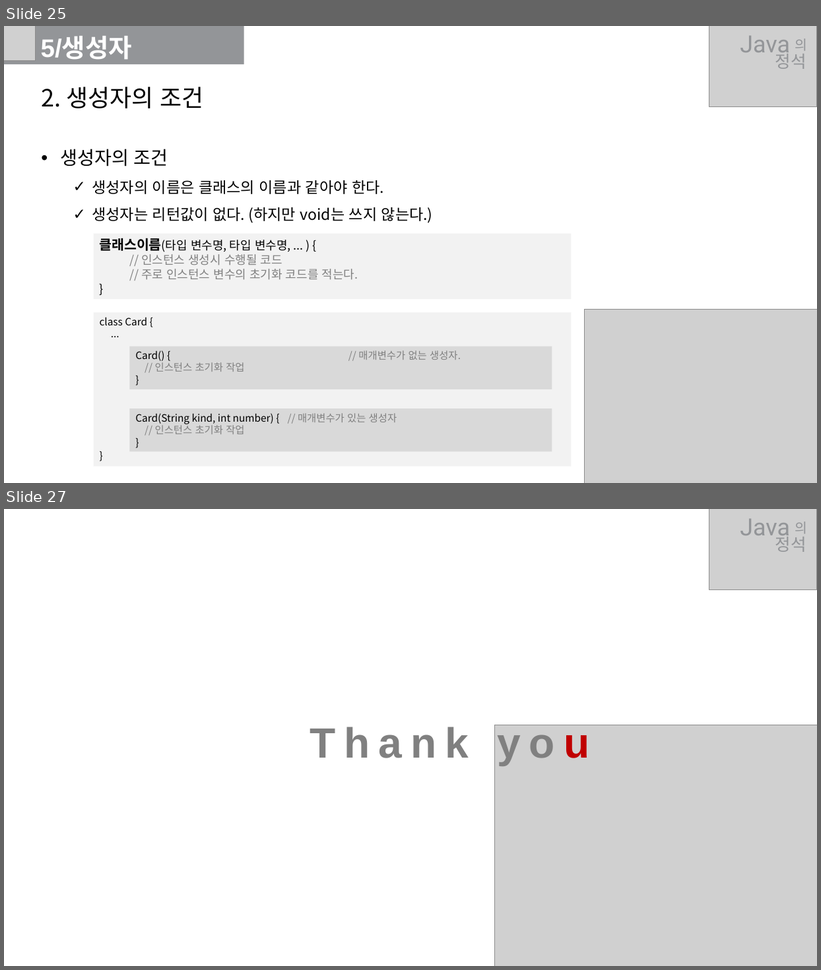
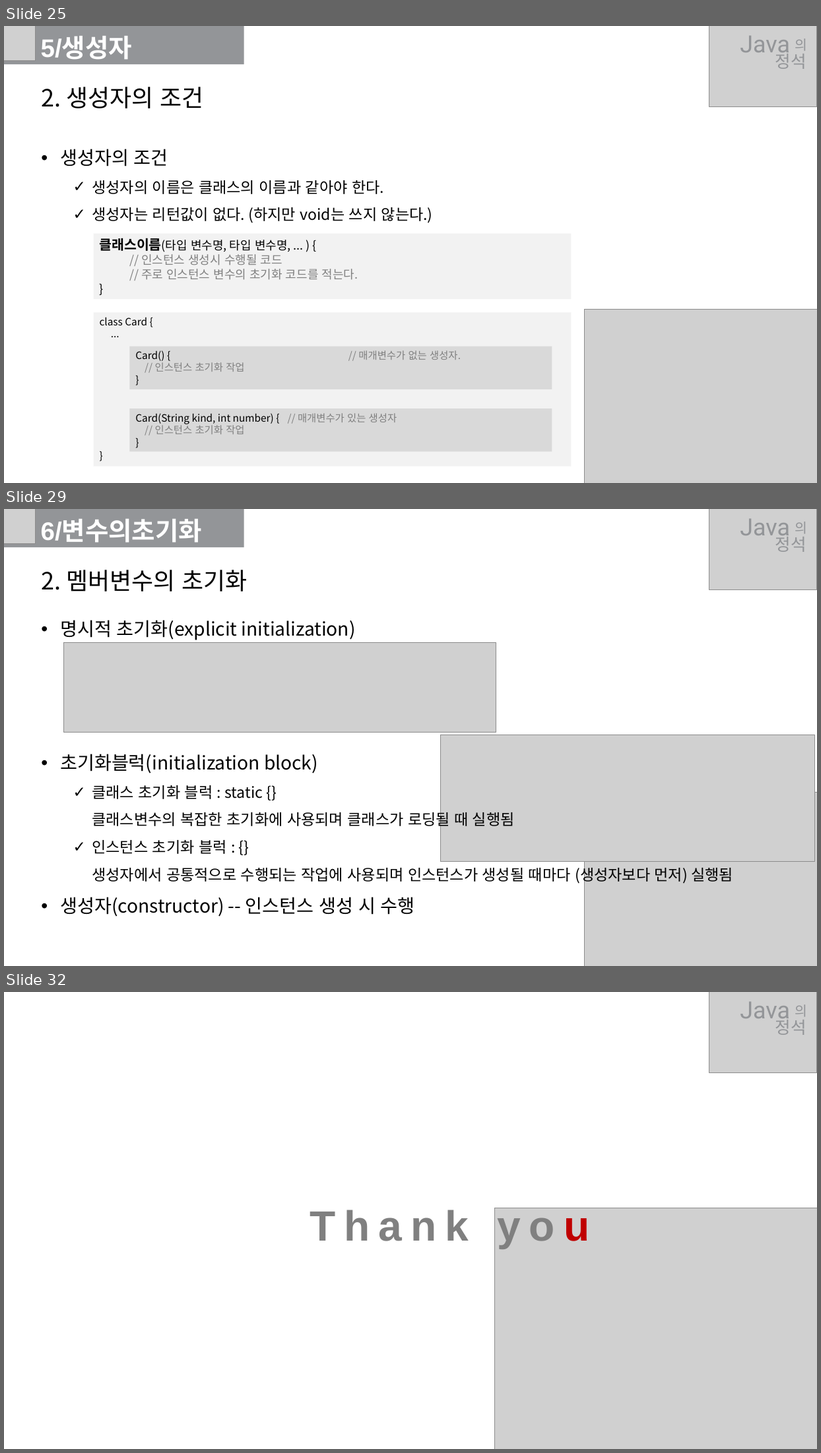
Before and after one commit to develiberta/java-standard, a slide deck: Ch06/Summary/Ch06_Summary.pptx. Shown one above the other, each under a label of ours: slides 25 and 27 before the commit, slides 25, 29 and 32 after it; the slides between them are not shown. The pictures are 821x970 and 821x1453 pixels, drawn with LibreOffice and Linux fonts; fonts in the diff are those of the drawing; grey boxes stand for pictures. Boxes give left, top, right and bottom in pixels: in the first picture for what was removed or moved away, otherwise in the second. Text is boxed around its words. In the diff, an @@ line names an element or a change of style, - is before the commit and + after.

```diff
--- a/Ch06/Summary/Ch06_Summary.pptx
+++ b/Ch06/Summary/Ch06_Summary.pptx
@@ slide 29 added at (4, 509, 817, 966), background #FFFFFF @@
@@ rectangle added at (4, 509, 244, 547), fill #939598 @@
@@ picture added at (4, 509, 35, 544) @@
@@ text added at (41, 520, 202, 543), 30 pt, text #FFFFFF, bold @@
+6/변수의초기화
@@ picture added at (710, 509, 817, 590) @@
@@ text added at (740, 519, 790, 541), 28 pt, text #939598 @@
+Java
@@ text added at (795, 522, 808, 533), 16 pt, text #939598 @@
+의
@@ text added at (776, 533, 807, 552), 20 pt, text #939598 @@
+정석
@@ text added at (41, 570, 247, 591), 28 pt, text #000000 @@
+2. 멤버변수의 초기화
@@ text added at (60, 620, 733, 917), 18 pt, text #000000 @@
+• 명시적 초기화(explicit initialization)
+• 초기화블럭(initialization block)
+  ✓ 클래스 초기화 블럭 : static {}
+    클래스변수의 복잡한 초기화에 사용되며 클래스가 로딩될 때 실행됨
+  ✓ 인스턴스 초기화 블럭 : {}
+    생성자에서 공통적으로 수행되는 작업에 사용되며 인스턴스가 생성될 때마다 (생성자보다 먼저) 실행됨
+• 생성자(constructor) -- 인스턴스 생성 시 수행
@@ picture added at (64, 643, 496, 733) @@
@@ picture added at (441, 735, 815, 862) @@
@@ picture added at (585, 793, 817, 966) @@
@@ what was slide 27 is now slide 32 @@
```
Also in this commit, not shown: 1 slide changed, 4 other slides added.
